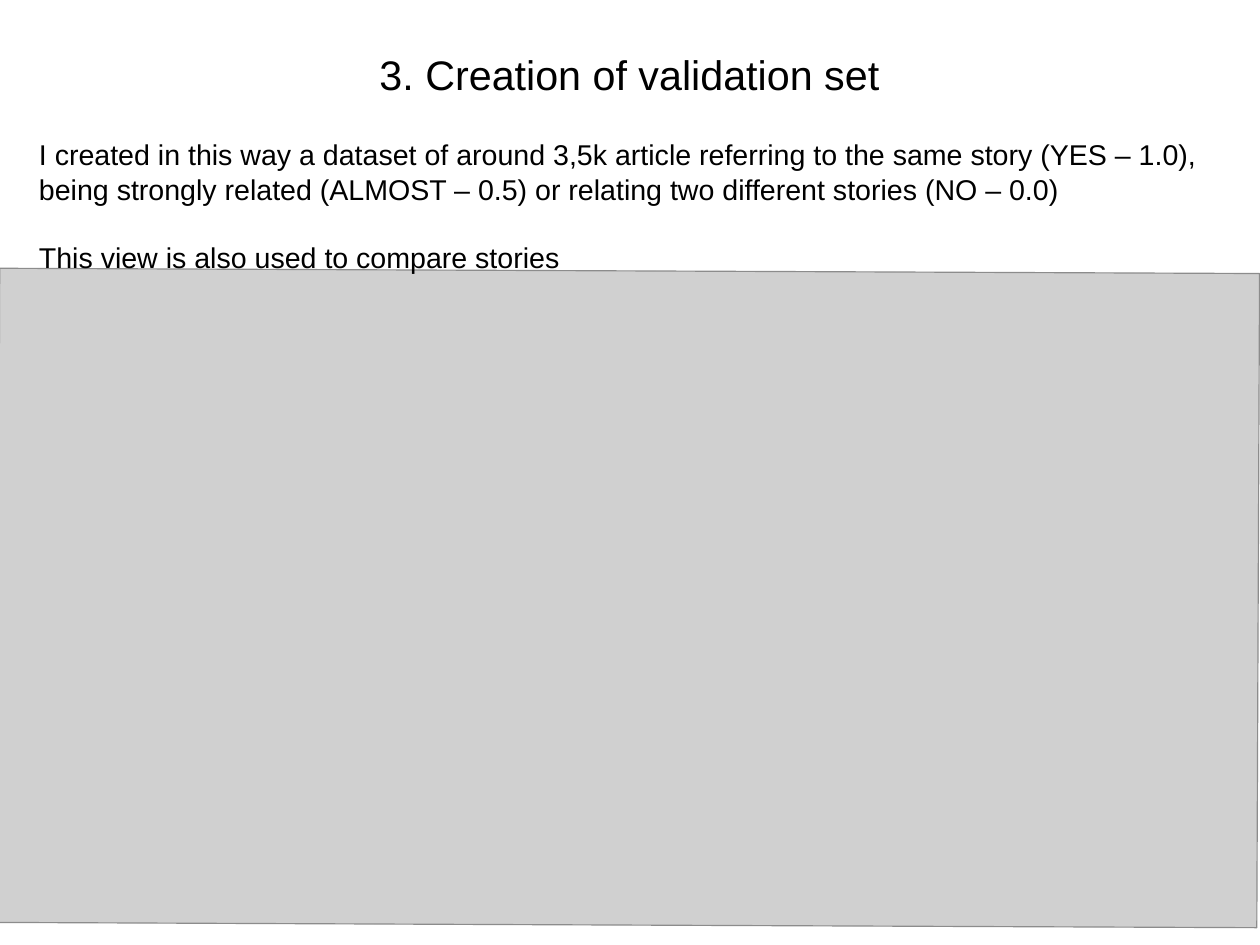
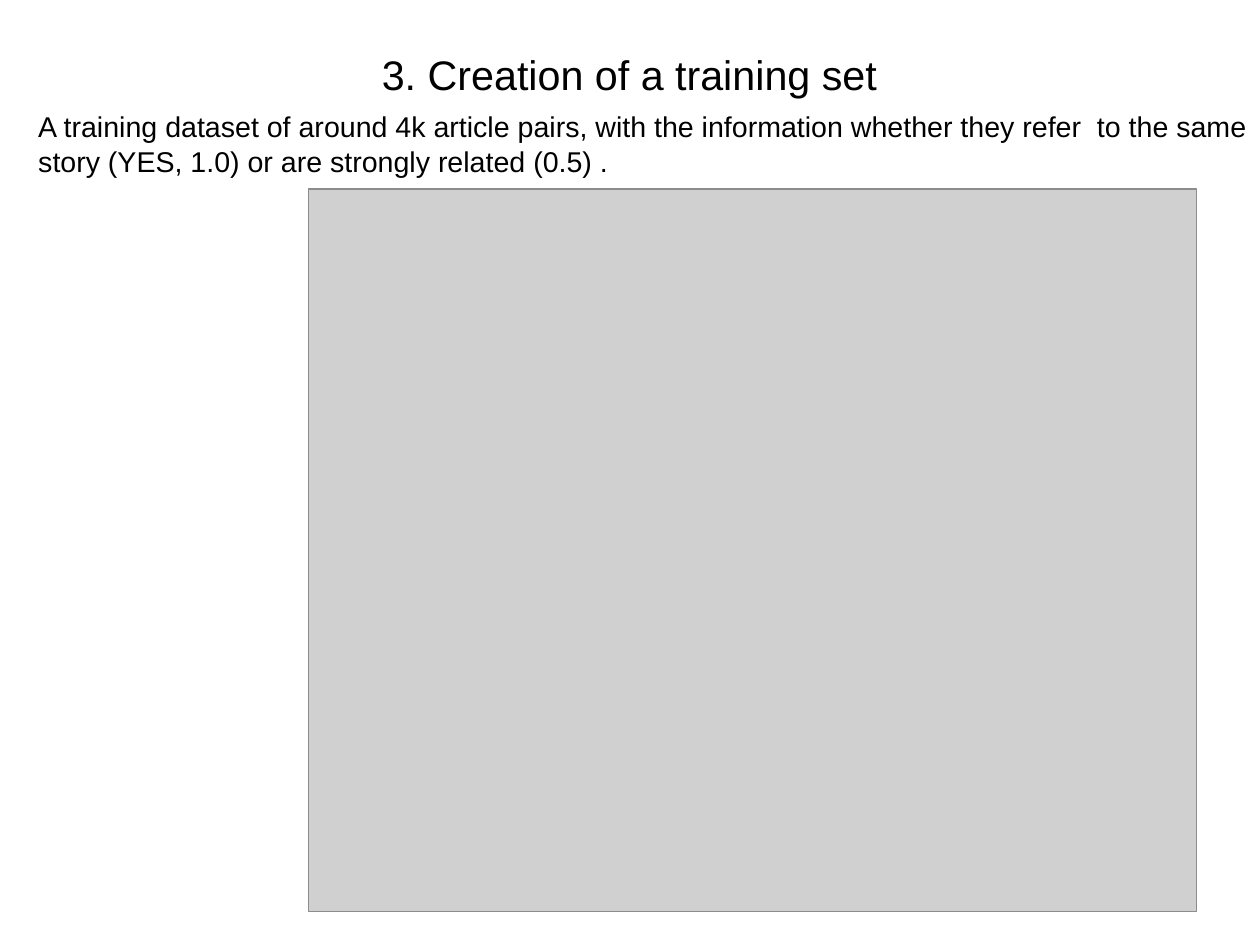
Before and after one commit to diegoami/newscollection, a slide deck: slide 12 of docs/Technical_NLP_6.odp. Drawn at 1260x945 pixels with LibreOffice and Linux fonts; fonts in the diff are those of the drawing; grey boxes stand for pictures. Boxes give left, top, right and bottom in pixels: in the first picture for what was removed or moved away, otherwise in the second. Text is boxed around its words. In the diff, an @@ line names an element or a change of style, - is before the commit and + after.

```diff
--- a/docs/Technical_NLP_6.odp
+++ b/docs/Technical_NLP_6.odp
@@ title at (382,60,877,98): text changed @@
-3. Creation of validation set
+3. Creation of a training set
@@ text at (38,116,1246,177): text changed @@
-I created in this way a dataset of around 3,5k article referring to the same story (YES – 1.0),
-being strongly related (ALMOST – 0.5) or relating two different stories (NO – 0.0)
-This view is also used to compare stories
+A training dataset of around 4k article pairs, with the information whether they refer to the same
+story (YES, 1.0) or are strongly related (0.5) .
@@ picture: place and size @@
-picture at (0,269,1260,927)
+picture at (309,189,1197,911)
```
Also in this commit, not shown: 1 other slide changed, 4 other files.
